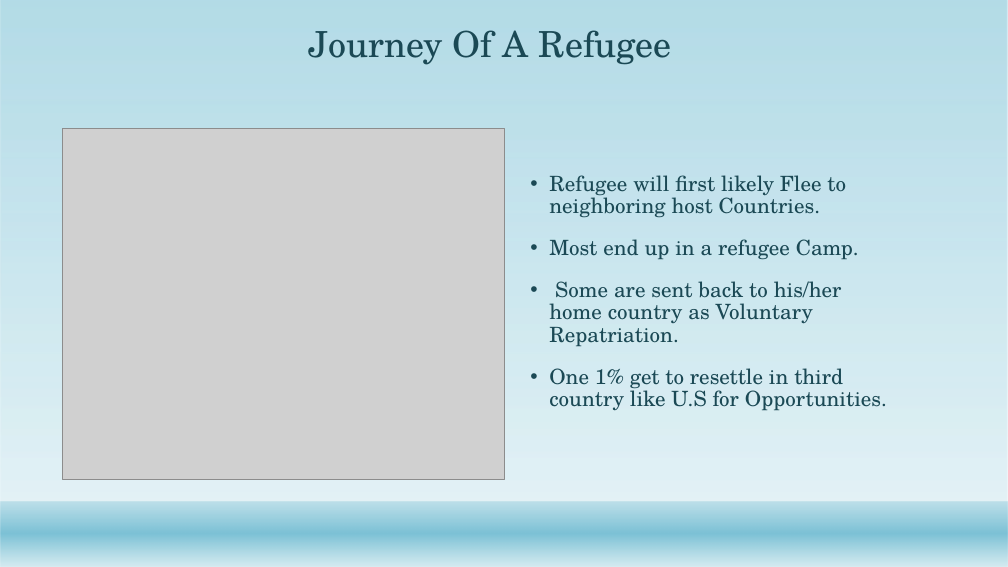
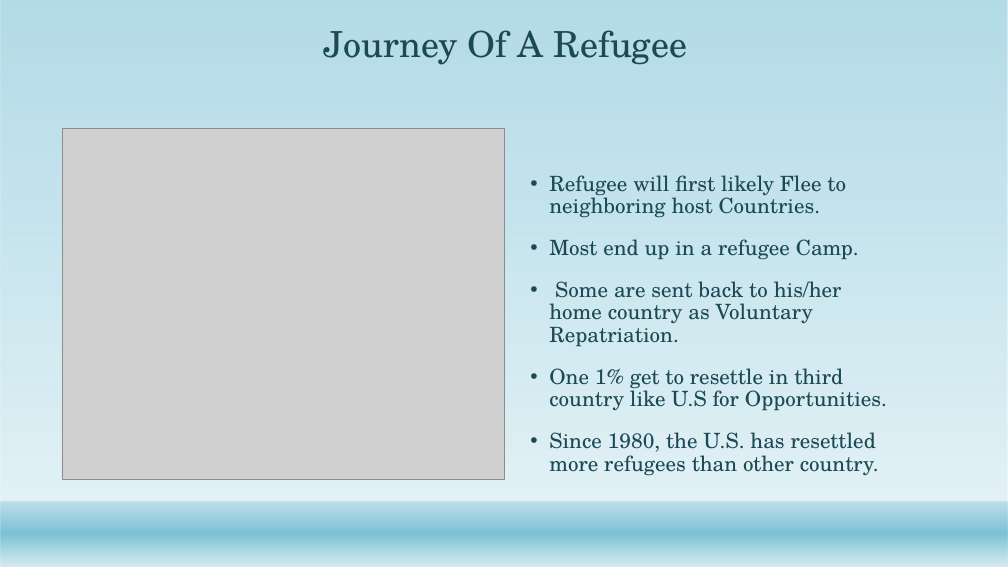
Before and after one commit to Abdullah0930/Refugee-Immigrants-to-U.S, a slide deck: slide 3 of Capstone/Refugees in U.S.pptx. Drawn at 1008x567 pixels with LibreOffice and Linux fonts; fonts in the diff are those of the drawing; grey boxes stand for pictures; background and template pictures are left out. Boxes give left, top, right and bottom in pixels: in the first picture for what was removed or moved away, otherwise in the second. Text is boxed around its words. In the diff, an @@ line names an element or a change of style, - is before the commit and + after.

```diff
--- a/Capstone/Refugees in U.S.pptx
+++ b/Capstone/Refugees in U.S.pptx
@@ title "Journey Of A Refugee": place and size @@
-title "Journey Of A Refugee" at (308, 30, 672, 65)
+title "Journey Of A Refugee" at (323, 30, 687, 65)
@@ text at (549, 432, 879, 476): paragraph added @@
+• Since 1980, the U.S. has resettled more refugees than other country.
```
Also in this commit, not shown: 8 other slides changed, 1 slide added, 17 other files.
